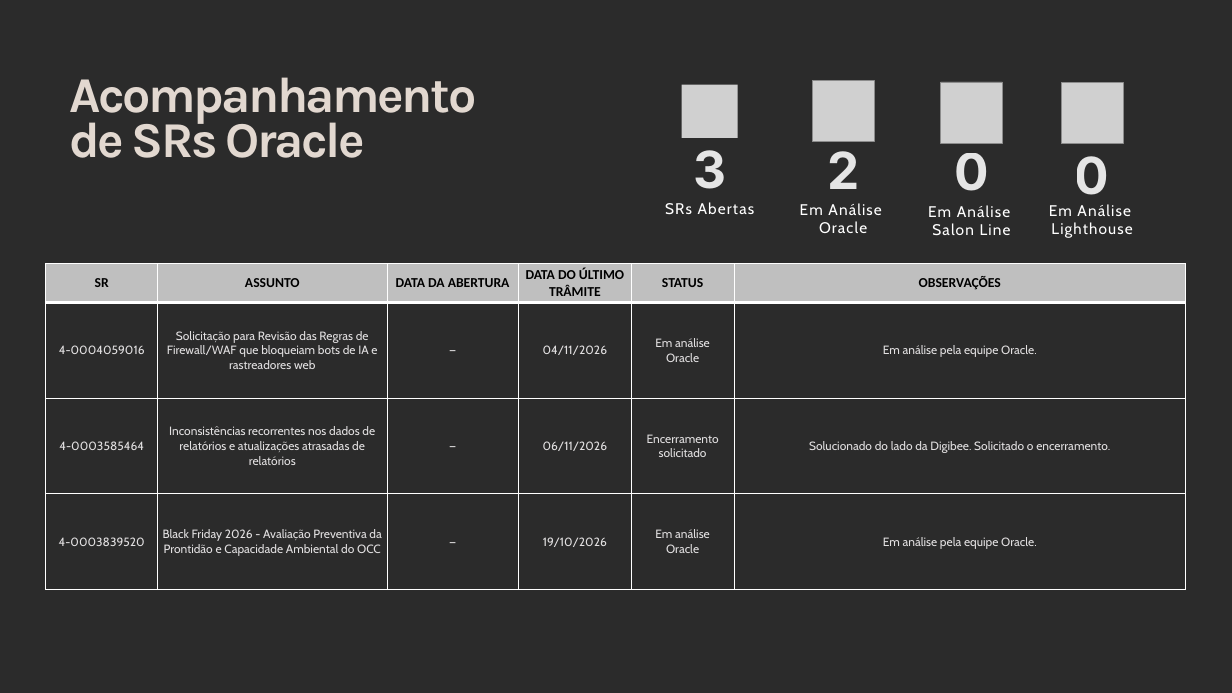
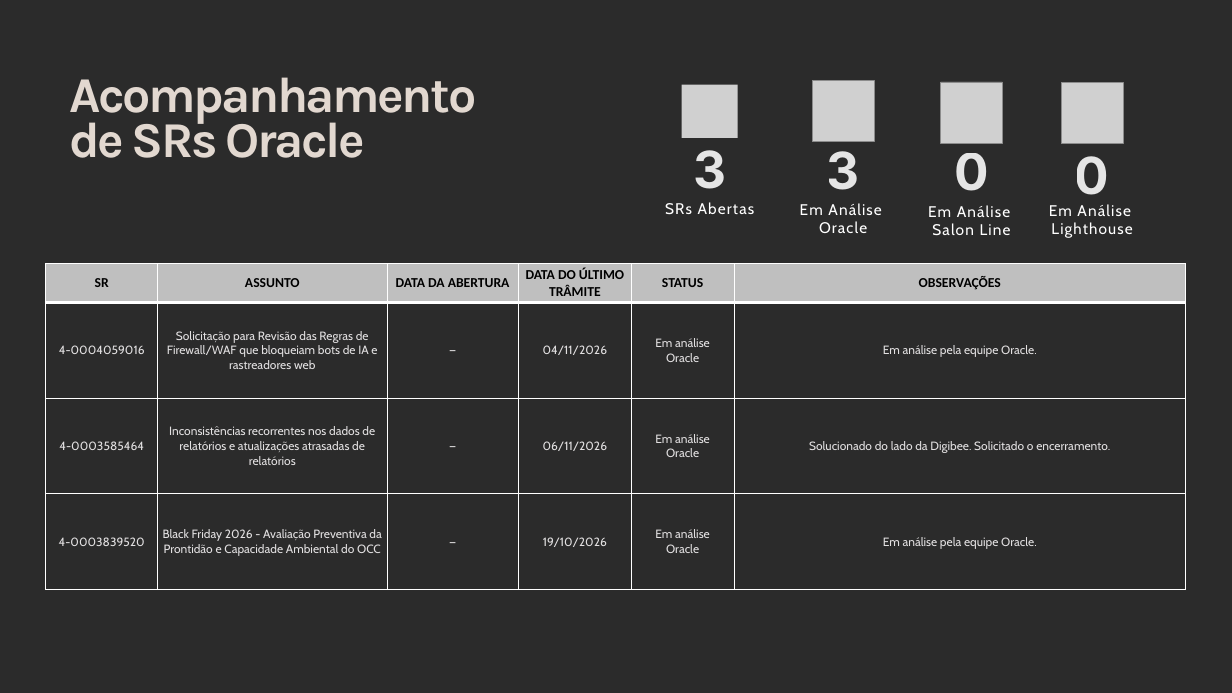
Before and after one commit to fabiovidart1985/vidart, a slide deck: slide 9 of Status Report - Salon Line - Outubro 2026.pptx. Drawn at 1232x693 pixels with LibreOffice and Linux fonts; fonts in the diff are those of the drawing; grey boxes stand for pictures; background and template pictures are left out; a plain dark background stands for a picture behind light text. Boxes give left, top, right and bottom in pixels: in the first picture for what was removed or moved away, otherwise in the second. Text is boxed around its words. In the diff, an @@ line names an element or a change of style, - is before the commit and + after.

```diff
--- a/Status Report - Salon Line - Outubro 2026.pptx
+++ b/Status Report - Salon Line - Outubro 2026.pptx
@@ text at [827,151,860,190]: text changed @@
-2
+3
@@ table at [46,264,1186,590] @@
-row 3, column 5: Encerramento / solicitado
+row 3, column 5: Em análise / Oracle
```
Also in this commit, not shown: 6 other slides changed, 1 other file.
